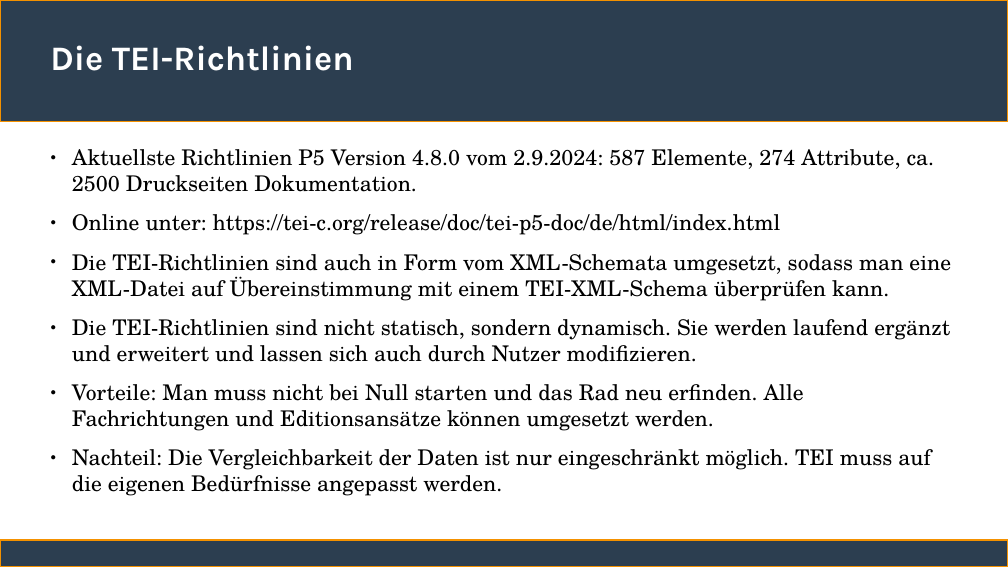
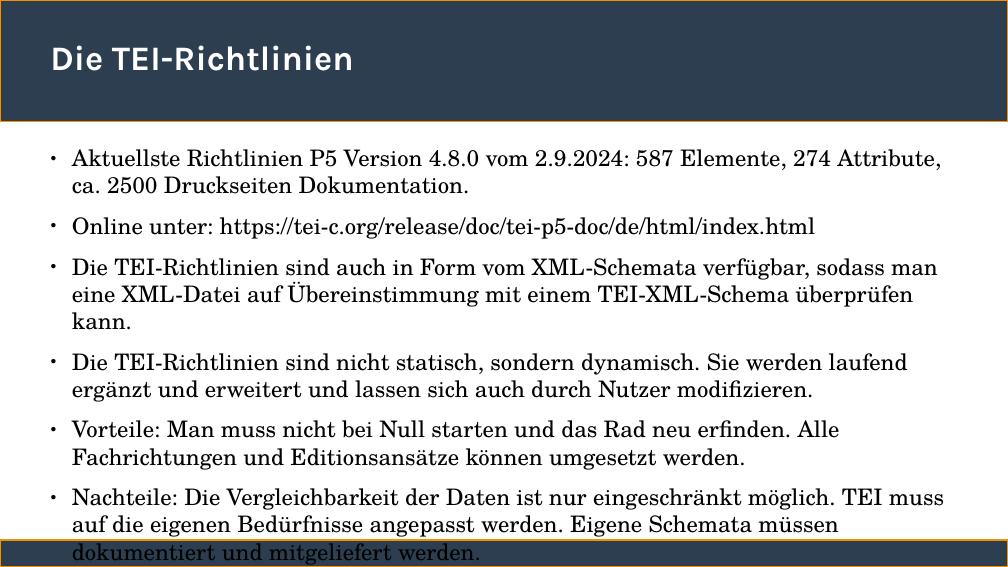
Before and after one commit to ChristianSonderUniSG/xml-kurs, a slide deck: slide 5 of sitzung_3/sitzung_3.odp (slide 6 before the commit). Drawn at 1008x567 pixels with LibreOffice and Linux fonts; fonts in the diff are those of the drawing. Boxes give left, top, right and bottom in pixels: in the first picture for what was removed or moved away, otherwise in the second. Text is boxed around its words. In the diff, an @@ line names an element or a change of style, - is before the commit and + after.

```diff
--- a/sitzung_3/sitzung_3.odp
+++ b/sitzung_3/sitzung_3.odp
@@ text at <box>72,149,941,470</box>: size 17 to 17.9 pt in "Aktuellste Richtlinien P5 Version 4.8.0 vom 2.9.2024: ...", "Online unter: https://tei-c.org/release/doc/tei-p5-doc/de/ht ...", "Die TEI-Richtlinien sind nicht statisch, sondern dynamisch. ...", "Vorteile: Man muss nicht bei Null starten ..." @@
@@ text at <box>72,258,938,330</box>: text changed; size 17 to 17.9 pt @@
-● Die TEI-Richtlinien sind auch in Form vom XML-Schemata umgesetzt, sodass man eine XML-Datei auf Übereinstimmung mit einem TEI-XML-Schema überprüfen kann.
+● Die TEI-Richtlinien sind auch in Form vom XML-Schemata verfügbar, sodass man eine XML-Datei auf Übereinstimmung mit einem TEI-XML-Schema überprüfen kann.
@@ text at <box>72,488,944,537</box>: text changed; size 17 to 17.9 pt @@
-● Nachteil: Die Vergleichbarkeit der Daten ist nur eingeschränkt möglich. TEI muss auf die eigenen Bedürfnisse angepasst werden.
+● Nachteile: Die Vergleichbarkeit der Daten ist nur eingeschränkt möglich. TEI muss auf die eigenen Bedürfnisse angepasst werden. Eigene Schemata müssen dokumentiert und mitgeliefert werden.
```
Also in this commit, not shown: 4 other slides changed, 3 slides added, 1 slide removed, 1 other file.
